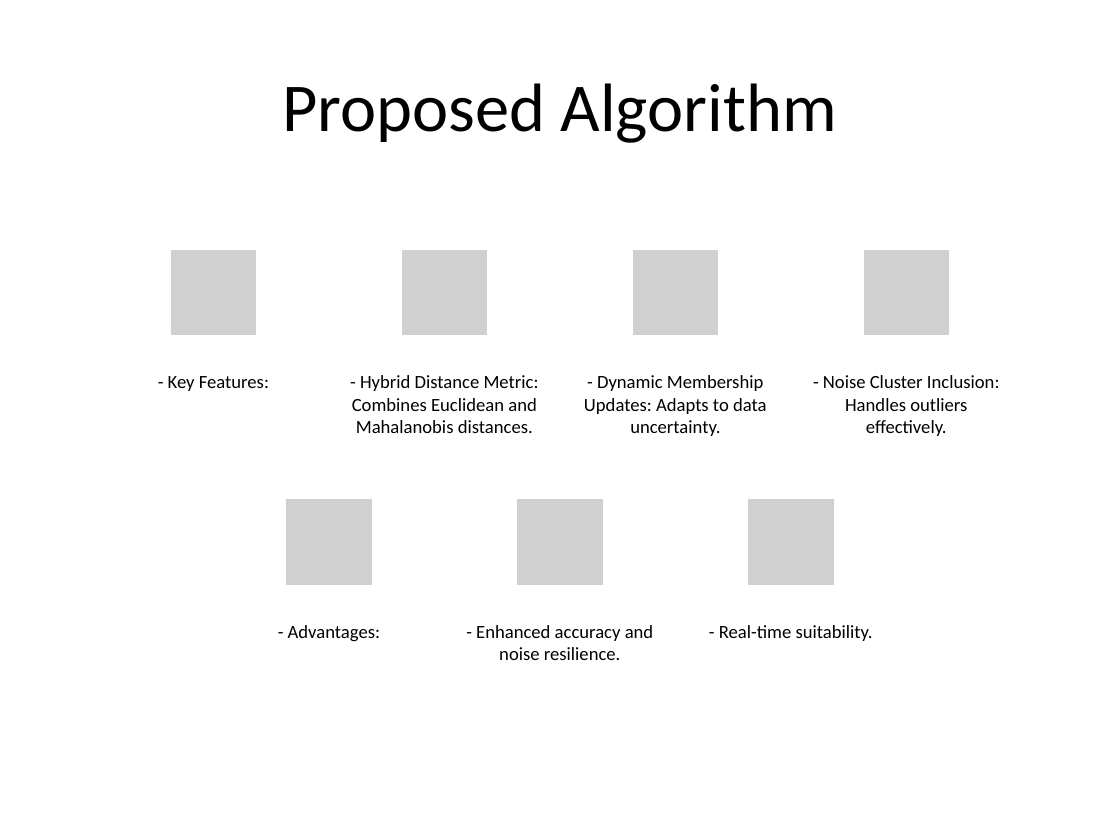
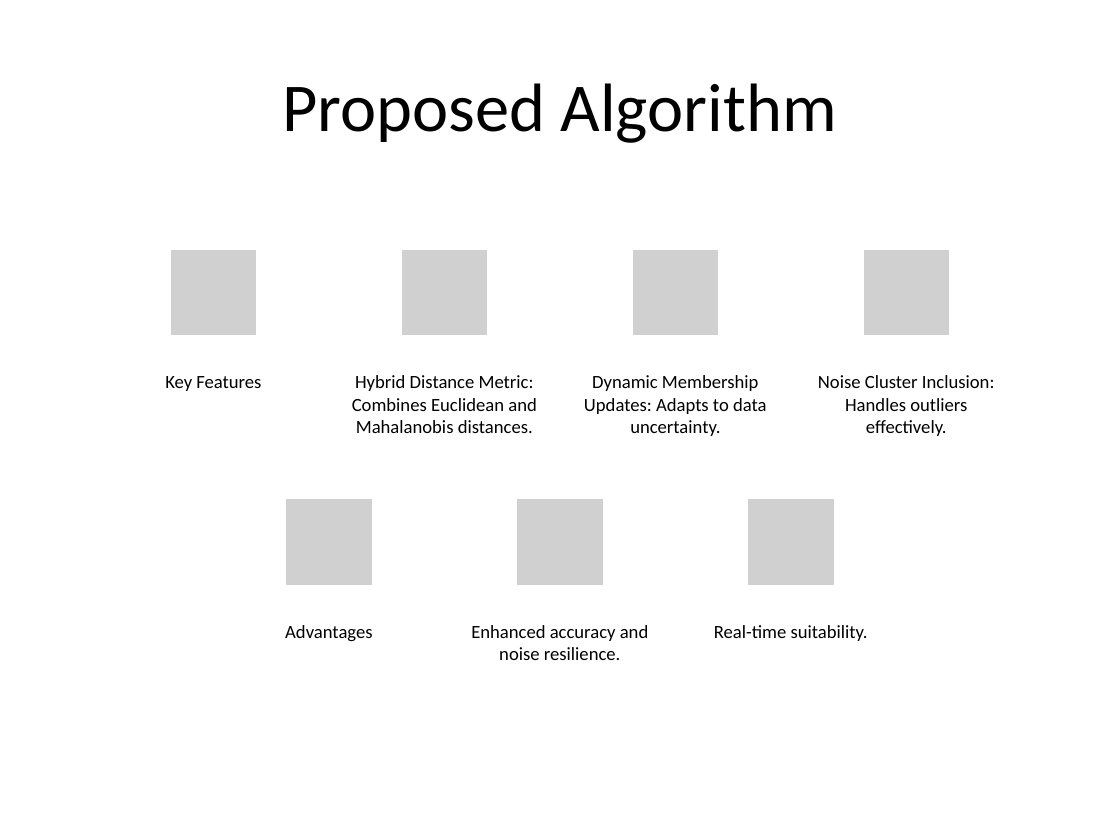
Before and after one commit to m-m4h4d/A03, a slide deck: slide 5 of ML_Assignment03_Mahad_Mansoor_Waqar.pptx. Drawn at 1120x840 pixels with LibreOffice and Linux fonts; fonts in the diff are those of the drawing; grey boxes stand for pictures. Boxes give left, top, right and bottom in pixels: in the first picture for what was removed or moved away, otherwise in the second. Text is boxed around its words. In the diff, an @@ line names an element or a change of style, - is before the commit and + after.

```diff
--- a/ML_Assignment03_Mahad_Mansoor_Waqar.pptx
+++ b/ML_Assignment03_Mahad_Mansoor_Waqar.pptx
@@ text at (165,376,261,391): text changed @@
-- Key Features:
+Key Features
@@ text at (352,375,537,433): text changed @@
-- Hybrid Distance Metric: Combines Euclidean and Mahalanobis distances.
+Hybrid Distance Metric: Combines Euclidean and Mahalanobis distances.
@@ text at (584,375,767,436): text changed @@
-- Dynamic Membership Updates: Adapts to data uncertainty.
+Dynamic Membership Updates: Adapts to data uncertainty.
@@ text at (818,375,995,436): text changed @@
-- Noise Cluster Inclusion: Handles outliers effectively.
+Noise Cluster Inclusion: Handles outliers effectively.
@@ text at (285,625,372,642): text changed @@
-- Advantages:
+Advantages
@@ text at (471,625,649,660): text changed @@
-- Enhanced accuracy and noise resilience.
+Enhanced accuracy and noise resilience.
@@ text at (714,625,868,641): text changed @@
-- Real-time suitability.
+Real-time suitability.
```
Also in this commit, not shown: 9 other slides changed.
